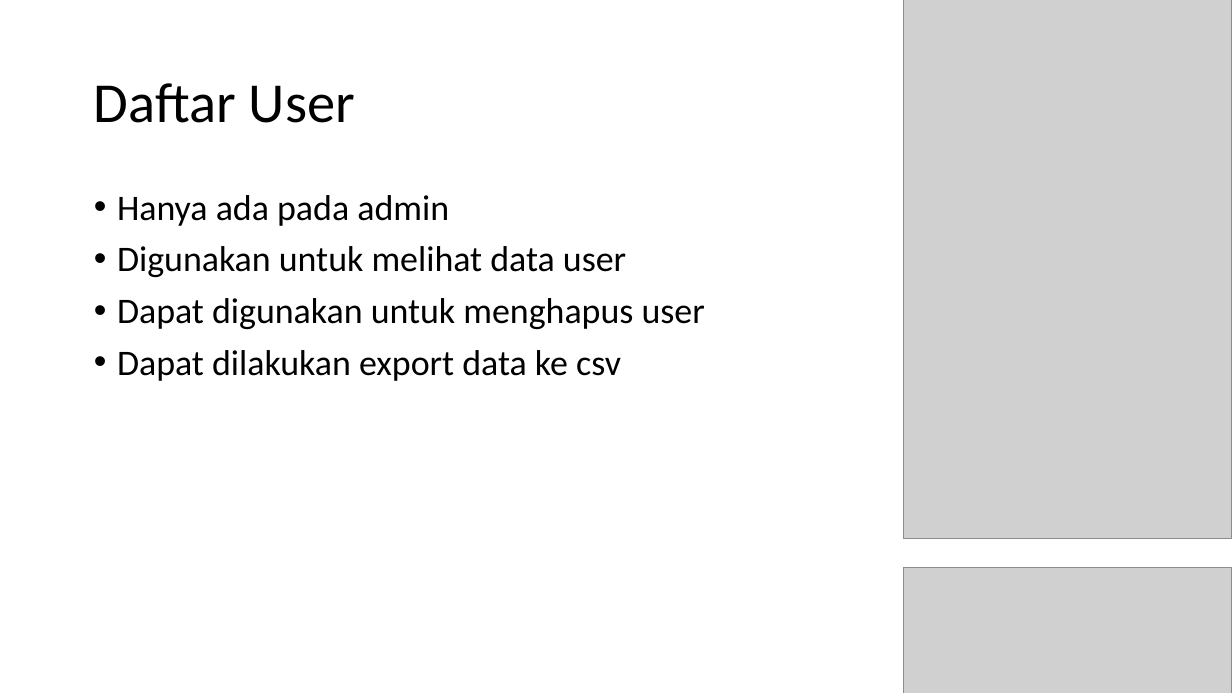
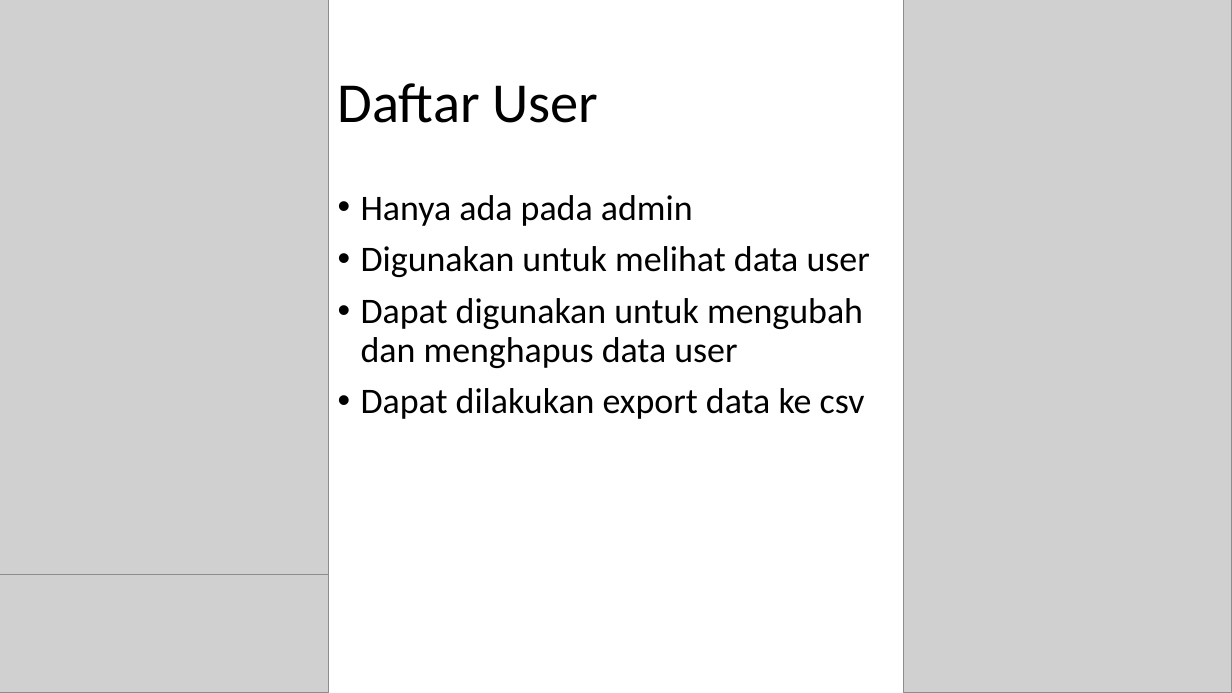
Before and after one commit to MaheswaraAW/-PPL4611, a slide deck: slide 14 of APLIKASI CATALOG BOARD GAMES.pptx. Drawn at 1232x693 pixels with LibreOffice and Linux fonts; fonts in the diff are those of the drawing; grey boxes stand for pictures. Boxes give left, top, right and bottom in pixels: in the first picture for what was removed or moved away, otherwise in the second. Text is boxed around its words. In the diff, an @@ line names an element or a change of style, - is before the commit and + after.

```diff
--- a/APLIKASI CATALOG BOARD GAMES.pptx
+++ b/APLIKASI CATALOG BOARD GAMES.pptx
@@ picture added at (x1=0, y1=0, x2=328, y2=575) @@
@@ picture resized from (x1=904, y1=0, x2=1232, y2=539) to (x1=904, y1=0, x2=1232, y2=693) @@
@@ title "Daftar User" moved from (x1=94, y1=83, x2=355, y2=123) to (x1=338, y1=83, x2=599, y2=123) @@
@@ text "Hanya ada pada admin" moved from (x1=117, y1=195, x2=705, y2=381) to (x1=361, y1=195, x2=870, y2=419) @@
@@ text at (x1=361, y1=298, x2=863, y2=368): text changed @@
-• Dapat digunakan untuk menghapus user
+• Dapat digunakan untuk mengubah dan menghapus data user
@@ picture moved from (x1=904, y1=567, x2=1232, y2=693) to (x1=0, y1=565, x2=328, y2=692) @@
```
